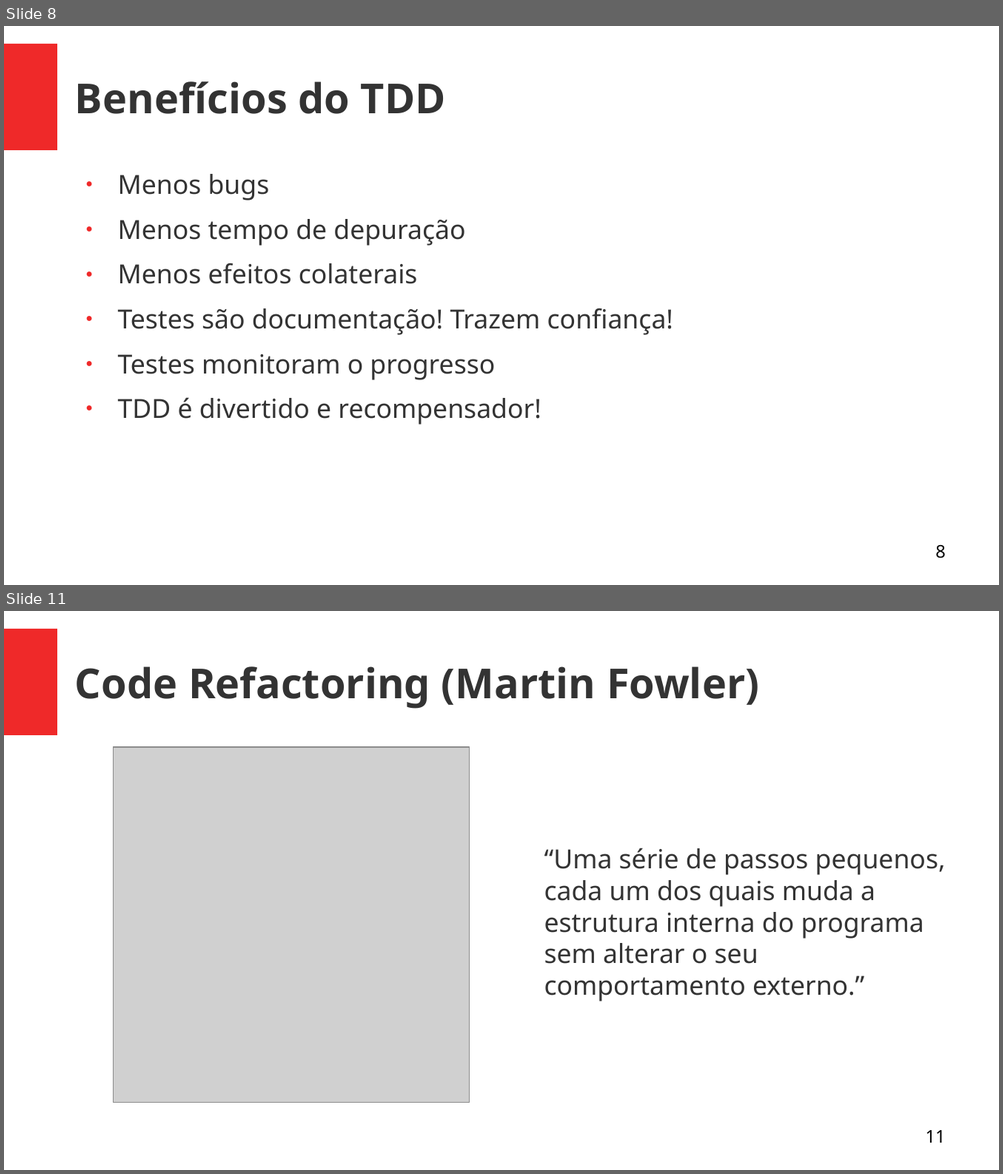
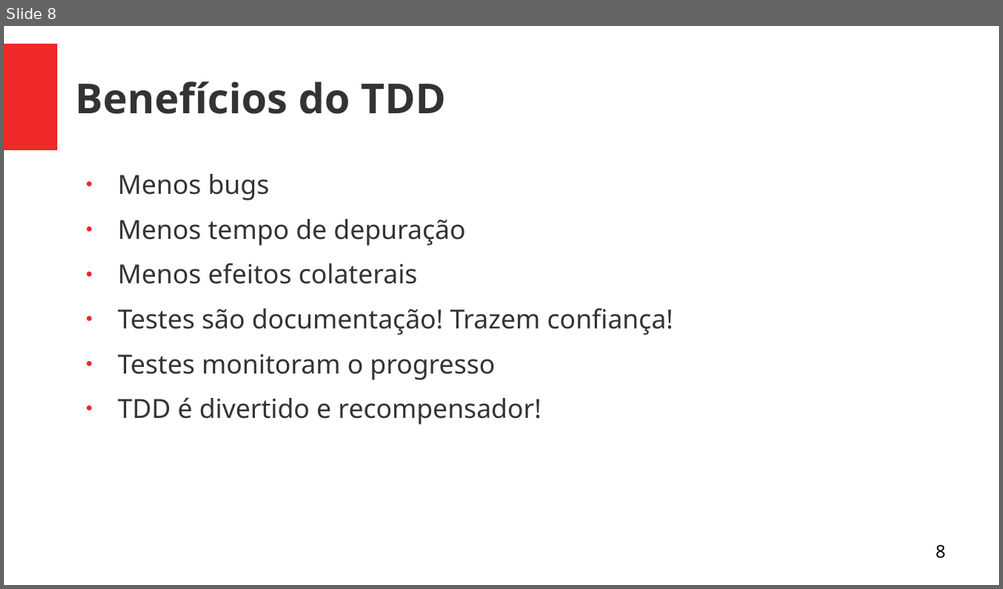
Before and after one commit to Geofisicando/C-orientado-a-testes, a slide deck: slides/oque_e_TDD.odp. Shown one above the other, each under a label of ours: slides 8 and 11 before the commit, slide 8 after it; the slides between them are not shown. The pictures are 1003x1174 and 1003x589 pixels, drawn with LibreOffice and Linux fonts; fonts in the diff are those of the drawing; grey boxes stand for pictures. Boxes give left, top, right and bottom in pixels: in the first picture for what was removed or moved away, otherwise in the second. Text is boxed around its words. In the diff, an @@ line names an element or a change of style, - is before the commit and + after.

```diff
--- a/slides/oque_e_TDD.odp
+++ b/slides/oque_e_TDD.odp
@@ slide 11 removed at <box>4,611,999,1170</box>, background #FFFFFF; not listed: 1 template element that a slide beside it also shows @@
@@ title removed at <box>75,667,759,709</box> @@
-Code Refactoring (Martin Fowler)
@@ picture removed at <box>114,747,469,1103</box> @@
@@ text removed at <box>544,848,945,1002</box> @@
-“Uma série de passos pequenos, cada um dos quais muda a estrutura interna do programa sem alterar o seu comportamento externo.”
@@ page number removed at <box>925,1130,945,1143</box> @@
-11
```
Also in this commit, not shown: 2 other slides removed, 5 other files.
